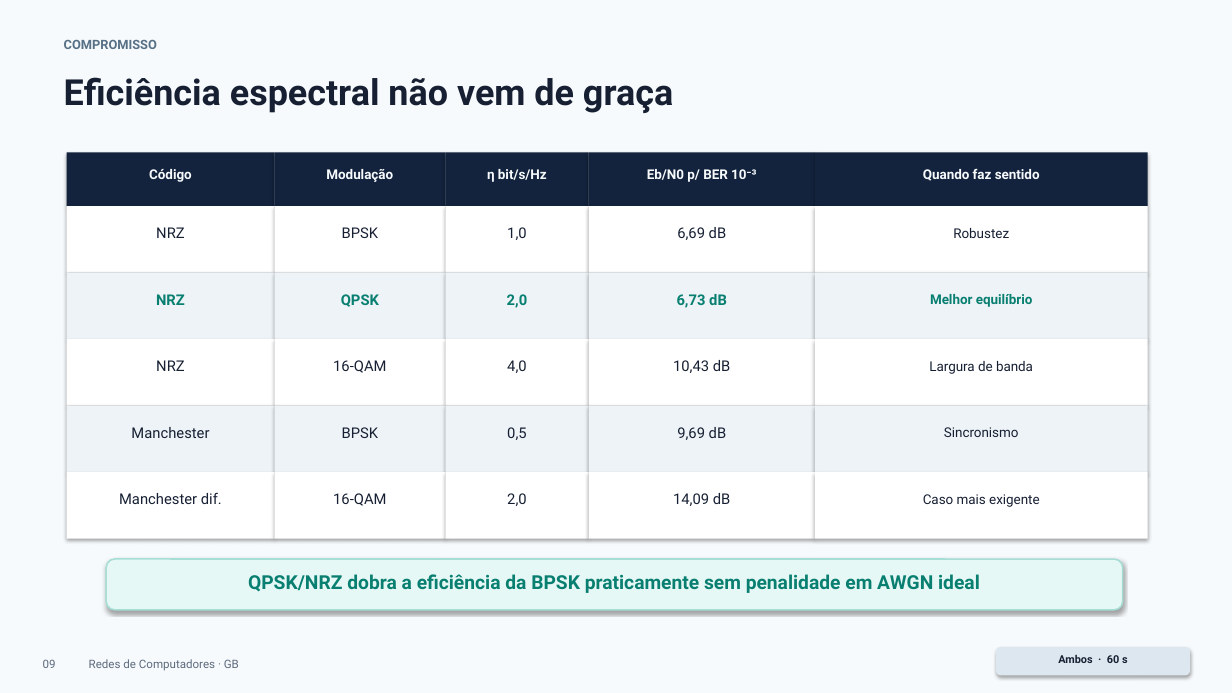
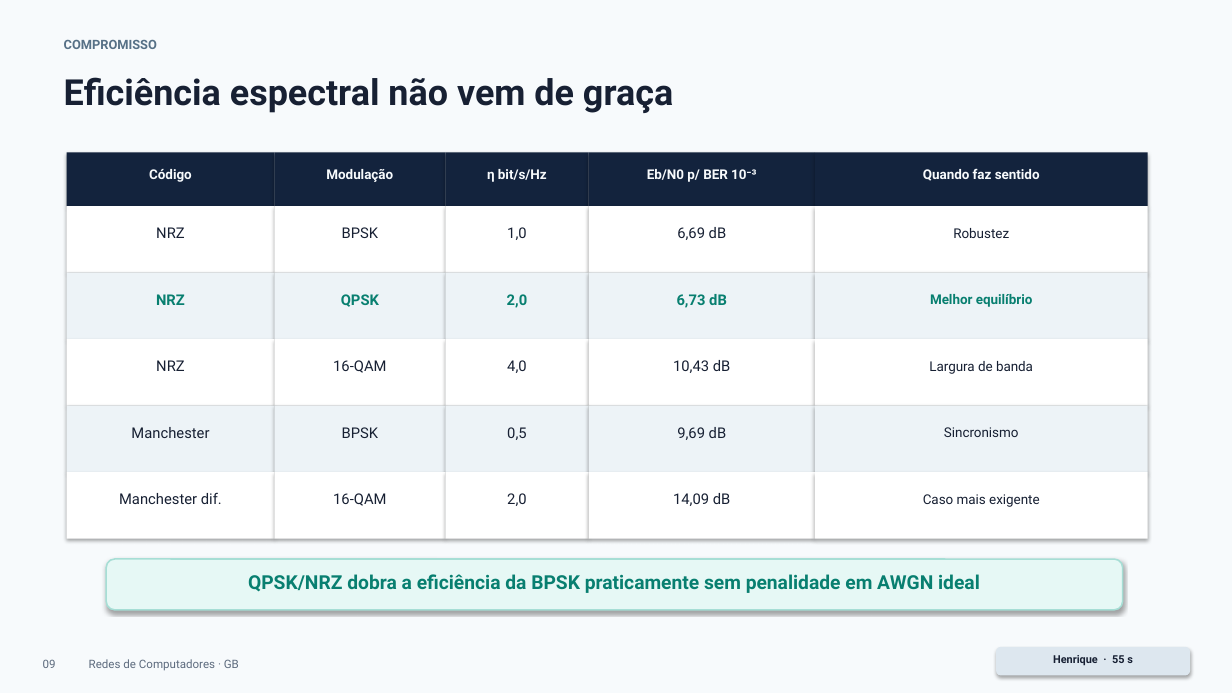
Before and after one commit to henriquemircofreitas/trabalho-redes-gb, a slide deck: slide 9 of docs/apresentacao_redes_gb.pptx. Drawn at 1232x693 pixels with LibreOffice and Linux fonts; fonts in the diff are those of the drawing. Boxes give left, top, right and bottom in pixels: in the first picture for what was removed or moved away, otherwise in the second. Text is boxed around its words. In the diff, an @@ line names an element or a change of style, - is before the commit and + after.

```diff
--- a/docs/apresentacao_redes_gb.pptx
+++ b/docs/apresentacao_redes_gb.pptx
@@ text at (x1=1053, y1=655, x2=1133, y2=666): text changed @@
-Ambos · 60 s
+Henrique · 55 s
```
Also in this commit, not shown: 7 other slides changed, 4 other files.
